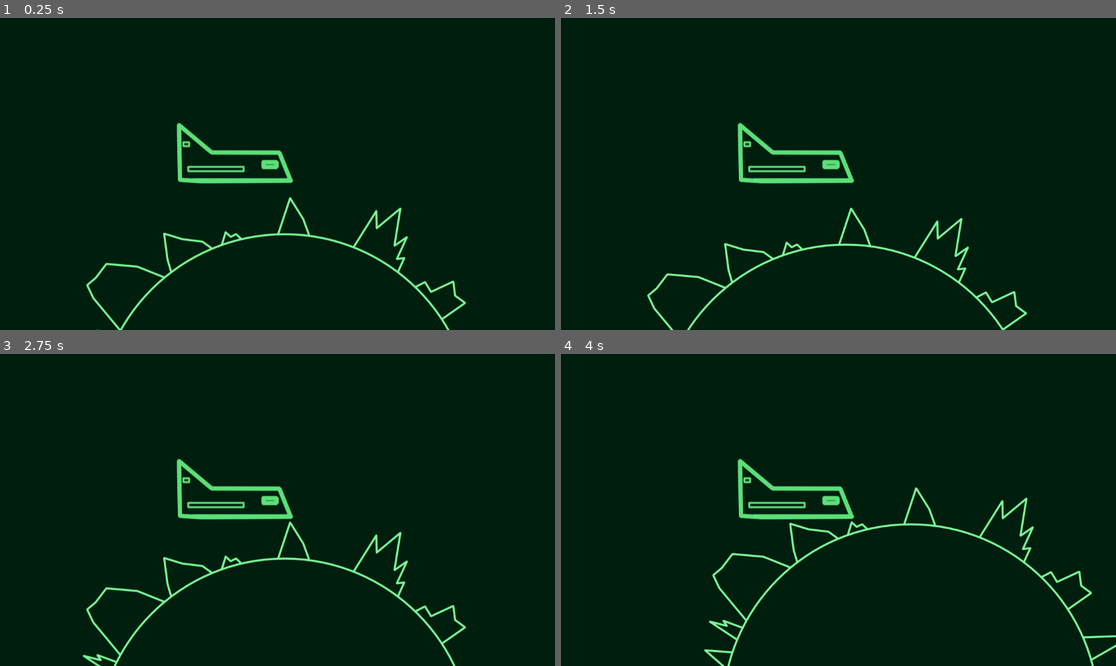
Above: before the commit, frames 1-4 (two rows, left to right).
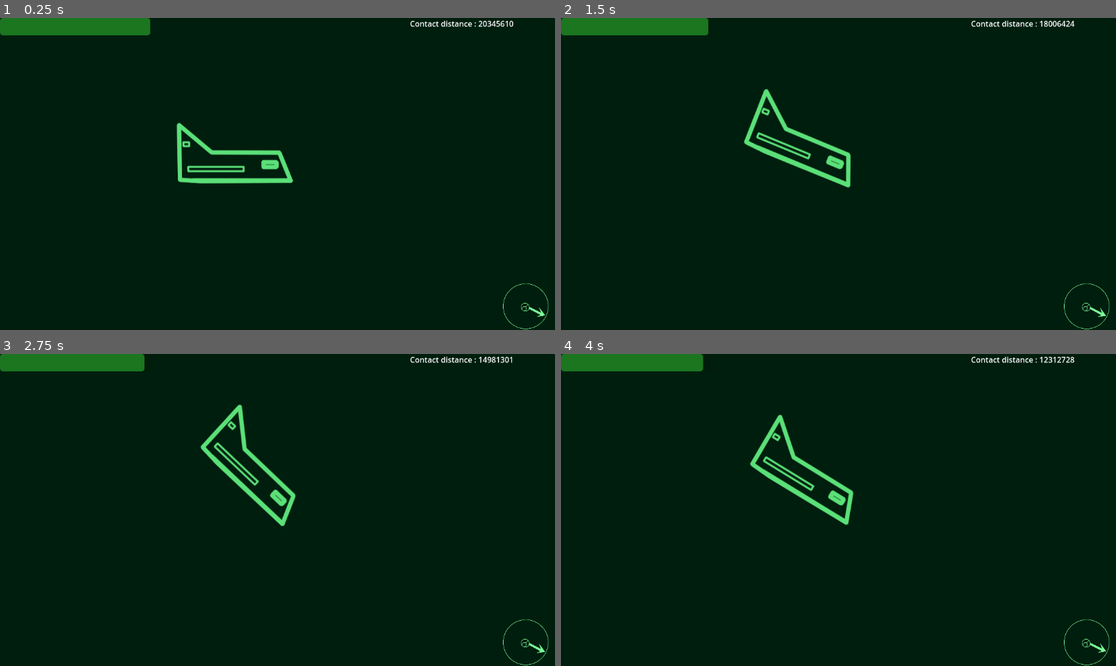
Above: after the commit, the same moments.

Repository: abody2k/Im-going-home
Game: Godot game, scene res://scenes/control.tscn
Same seed, same stepped clock (60 frames per second), same inputs: the game is played once before the commit and once after it. This scene is started directly instead of the project's main scene.
Inputs (mouse positions are in pixels of both pictures, inside the frame that each line leads up to):
- Up to frame 1 (0.25 s): no input
- Up to frame 2 (1.5 s): tap Enter (ui_accept) at 0.5, 0.77, 0.8, 1.07, 1.35 s; move the mouse to (960, 158) at 0.52 s; hold D (right) 0.53-1.28 s; hold Space (action) 0.53-1.28 s; move the mouse to (727, 189) at 1.27 s; hold S (backward) from 1.28 s (still down)
- Up to frame 3 (2.75 s): tap Enter (ui_accept) at 1.52, 1.82, 2.3 s; tap Space (action) at 1.55 s; move the mouse to (333, 441) at 2.02 s; release S (backward) at 2.03 s; hold D (right) from 2.03 s (still down); hold Space (action) from 2.03 s (still down)
- Up to frame 4 (4 s): move the mouse to (810, 572) at 2.77 s; release D (right) at 2.78 s; release Space (action) at 2.78 s; hold Up (forward) 2.78-3.53 s; tap Space (action) at 2.85 s; tap Enter (ui_accept) at 3.02, 3.32, 3.6, 3.77 s; move the mouse to (1005, 556) at 3.52 s; hold Left (left) from 3.53 s (still down)

The runs differ from the first frame. In frame 1, 3.5% of the frame differs, in the area x 0-99%, y 0-100%; in frame 2, 5.3%; in frame 3, 5.7%; in frame 4, 5.9%, in the area x 0-100%, y 0-100%.

Commit message:
added the compass, distance to planet, and added some sprites

Diff:
--- a/scenes/control.tscn
+++ b/scenes/control.tscn
@@ -1,14 +1,17 @@
-[gd_scene load_steps=5 format=3 uid="uid://cps1jmdgq63g7"]
+[gd_scene load_steps=7 format=3 uid="uid://cps1jmdgq63g7"]
 
 [ext_resource type="Script" path="res://scripts/spaceship.gd" id="1_764uc"]
 [ext_resource type="Texture2D" uid="uid://f6fwyfqvfvdd" path="res://spaceship.png" id="1_w3m1y"]
 [ext_resource type="Texture2D" uid="uid://bu7wtr1w83rab" path="res://planet.png" id="2_6d6b0"]
+[ext_resource type="Texture2D" uid="uid://cq2wuin5fi53w" path="res://circle.png" id="4_tekd7"]
+[ext_resource type="Texture2D" uid="uid://bb2n6of3a58p3" path="res://arrow.png" id="5_labx4"]
 
 [sub_resource type="CanvasTexture" id="CanvasTexture_mpy4d"]
 
 [node name="Node2D" type="Node2D"]
 
 [node name="spaceship" type="CharacterBody2D" parent="."]
+position = Vector2(-3959, -2173)
 script = ExtResource("1_764uc")
 
 [node name="Spaceship" type="Sprite2D" parent="spaceship"]
@@ -47,3 +50,65 @@
 position = Vector2(579, 334)
 scale = Vector2(-1437.02, 798.622)
 texture = SubResource("CanvasTexture_mpy4d")
+
+[node name="CanvasLayer2" type="CanvasLayer" parent="."]
+
+[node name="Control" type="Control" parent="CanvasLayer2"]
+layout_mode = 3
+anchors_preset = 15
+anchor_right = 1.0
+anchor_bottom = 1.0
+grow_horizontal = 2
+grow_vertical = 2
+
+[node name="fuel" type="ProgressBar" parent="CanvasLayer2/Control"]
+modulate = Color(0.258251, 0.991688, 0.237087, 1)
+layout_mode = 1
+anchors_preset = -1
+anchor_right = 0.272
+anchor_bottom = 0.056
+offset_right = -0.344025
+offset_bottom = -0.288002
+value = 100.0
+show_percentage = false
+
+[node name="RichTextLabel" type="RichTextLabel" parent="CanvasLayer2/Control"]
+layout_mode = 1
+anchors_preset = -1
+anchor_left = 0.739
+anchor_right = 1.0
+anchor_bottom = 0.068
+offset_left = -0.328003
+offset_bottom = -0.064003
+grow_horizontal = 0
+text = "Contact distance : 0"
+
+[node name="circle" type="TextureRect" parent="CanvasLayer2/Control"]
+layout_mode = 1
+anchors_preset = 3
+anchor_left = 1.0
+anchor_top = 1.0
+anchor_right = 1.0
+anchor_bottom = 1.0
+offset_left = -115.0
+offset_top = -105.0
+offset_right = 397.0
+offset_bottom = 407.0
+grow_horizontal = 0
+grow_vertical = 0
+scale = Vector2(0.210598, 0.210598)
+texture = ExtResource("4_tekd7")
+
+[node name="compass" type="TextureRect" parent="CanvasLayer2/Control/circle"]
+layout_mode = 1
+anchors_preset = 15
+anchor_right = 1.0
+anchor_bottom = 1.0
+offset_left = -71.2258
+offset_top = -37.9871
+offset_right = -71.2258
+offset_bottom = -37.9871
+grow_horizontal = 2
+grow_vertical = 2
+pivot_offset = Vector2(337.136, 313.394)
+texture = ExtResource("5_labx4")
--- a/scripts/spaceship.gd
+++ b/scripts/spaceship.gd
@@ -3,23 +3,38 @@
 
 const SPEED = 300.0
 const JUMP_VELOCITY = -400.0
+var fuel = 100.0
+var compass : TextureRect
+var dist : RichTextLabel
+var planet : AnimatableBody2D
+var fuel_ui
+func _ready():
+	fuel_ui = get_parent().get_node("CanvasLayer2/Control/fuel")
+	compass = (get_parent().get_node("CanvasLayer2/Control/circle/compass") as TextureRect)
+	dist = get_parent().get_node("CanvasLayer2/Control/RichTextLabel")
+	planet = get_parent().get_node("AnimatableBody2D")
+
+var temp_pos : Vector2
+
+func _physics_process(delta):
+	temp_pos = (planet.global_position - global_position)
+	compass.rotation_degrees = rad_to_deg(atan2(temp_pos.y,temp_pos.x))+90
+	dist.text = "Contact distance : " + str(global_position.distance_squared_to(planet.global_position)-50000)
+
+	if fuel > 0:
+		if Input.is_action_pressed("action"):
+			velocity= transform.x * SPEED
+			fuel -= 2 * delta
+			fuel_ui.value-=2 * delta
+		else:
+			fuel_ui.value-= delta
+			fuel -= delta
 
 
-func _physics_process(delta):
-	# Add the gravity.
-	if not is_on_floor():
-		velocity += get_gravity() * delta
-
-	# Handle jump.
-	if Input.is_action_just_pressed("ui_accept") and is_on_floor():
-		velocity.y = JUMP_VELOCITY
 
 	# Get the input direction and handle the movement/deceleration.
 	# As good practice, you should replace UI actions with custom gameplay actions.
-	var direction = Input.get_axis("ui_left", "ui_right")
-	if direction:
-		velocity.x = direction * SPEED
-	else:
-		velocity.x = move_toward(velocity.x, 0, SPEED)
+	var direction = Input.get_axis("left", "right")
+	rotate(deg_to_rad(direction * delta*30))
 
 	move_and_slide()
Binary file added: arrow.png
Not shown, added: arrow.png.import
Binary file added: circle.png
Not shown, added: circle.png.import
Not shown, added: arrow.png~
